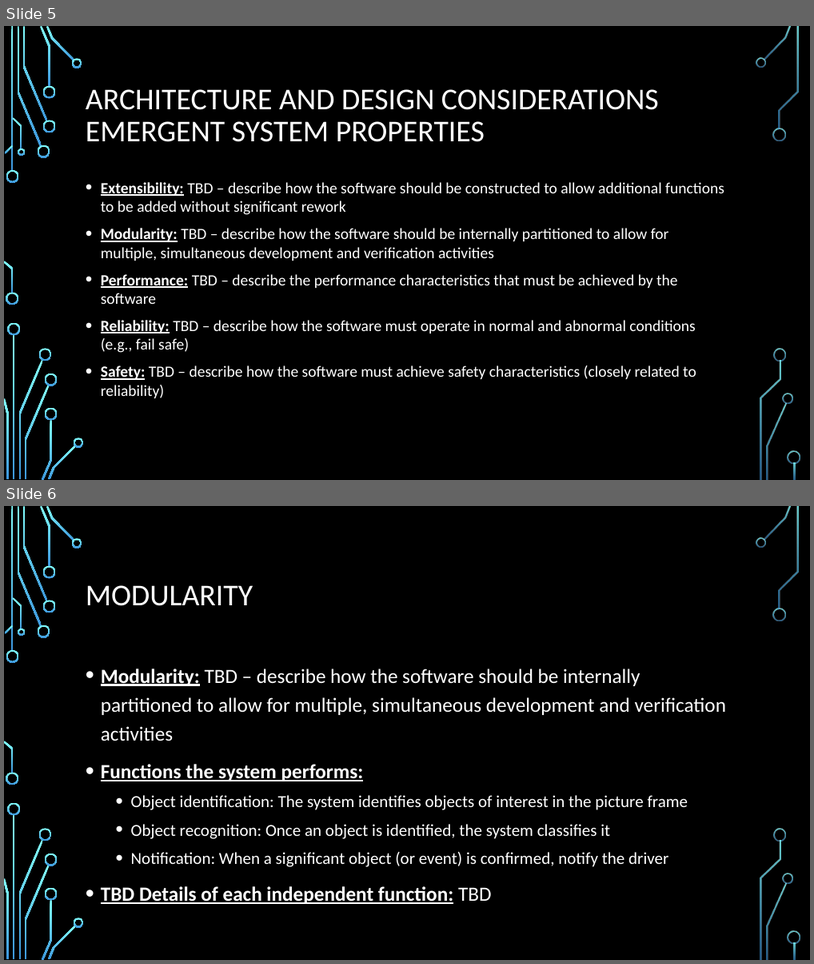
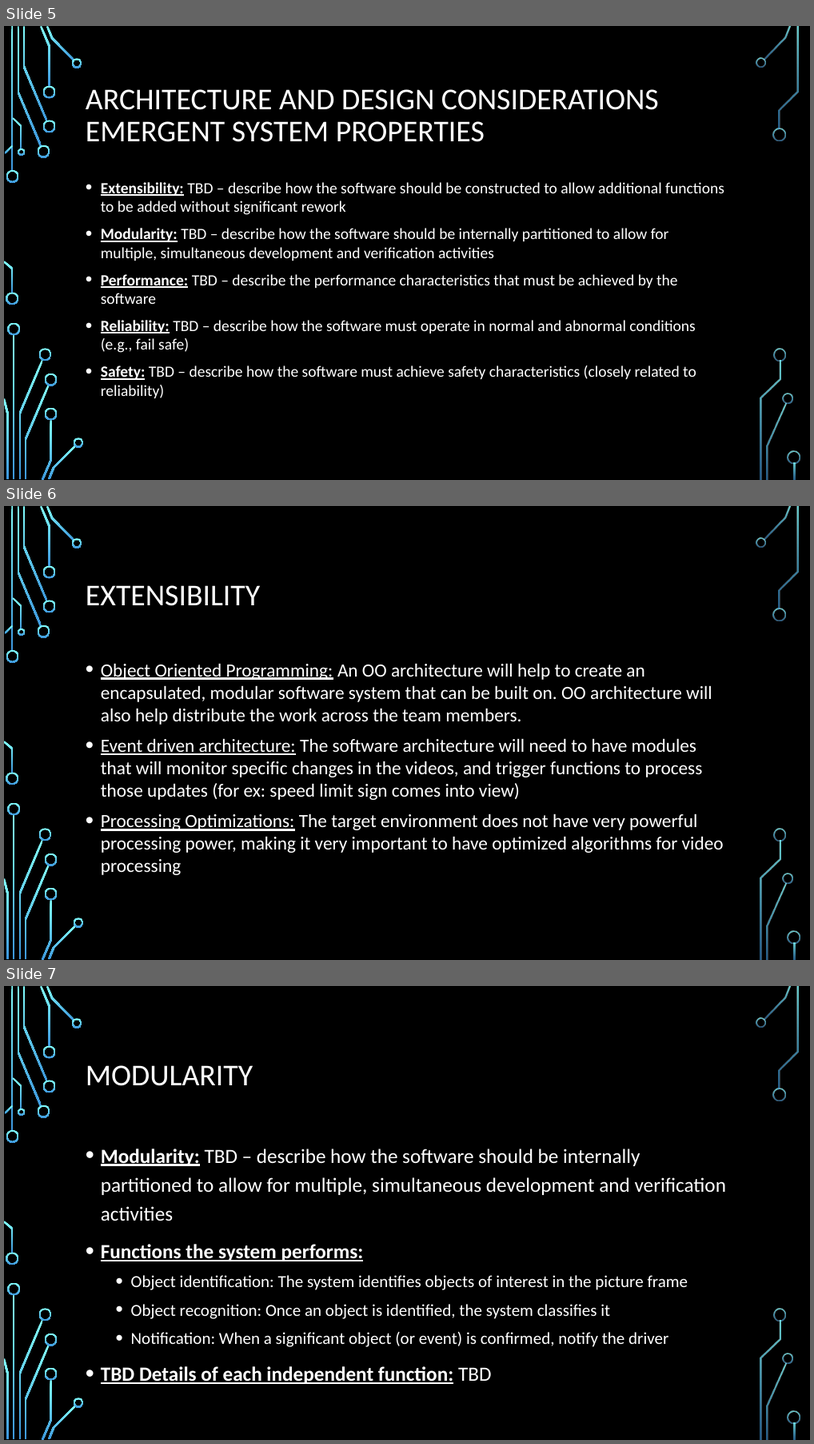
Before and after one commit to Scarabyte/SSW690-Project, a slide deck: docs/Presentations/Computer Vision Driving Aids Project Overview.pptx. Shown one above the other, each under a label of ours: slides 5 and 6 before the commit, slides 5, 6 and 7 after it. The pictures are 814x964 and 814x1444 pixels, drawn with LibreOffice and Linux fonts; fonts in the diff are those of the drawing; background and template pictures are left out. Boxes give left, top, right and bottom in pixels: in the first picture for what was removed or moved away, otherwise in the second. Text is boxed around its words. In the diff, an @@ line names an element or a change of style, - is before the commit and + after.

Commit message:
Added slide on extensibility

```diff
--- a/docs/Presentations/Computer Vision Driving Aids Project Overview.pptx
+++ b/docs/Presentations/Computer Vision Driving Aids Project Overview.pptx
@@ slide 6 added at (4, 506, 810, 960), background picture (left out); not listed: 36 template elements that a slide beside it also shows @@
@@ title added at (86, 585, 260, 606), 36 pt, text #FFFFFF @@
+EXTENSIBILITY
@@ text added at (101, 663, 724, 875), 22.2 pt, text #FFFFFF @@
+• Object Oriented Programming: An OO architecture will help to create an encapsulated, modular software system that can be built on. OO architecture will also help distribute the work across the team members.
+• Event driven architecture: The software architecture will need to have modules that will monitor specific changes in the videos, and trigger functions to process those updates (for ex: speed limit sign comes into view)
+• Processing Optimizations: The target environment does not have very powerful processing power, making it very important to have optimized algorithms for video processing
@@ what was slide 6 is now slide 7 @@
```
